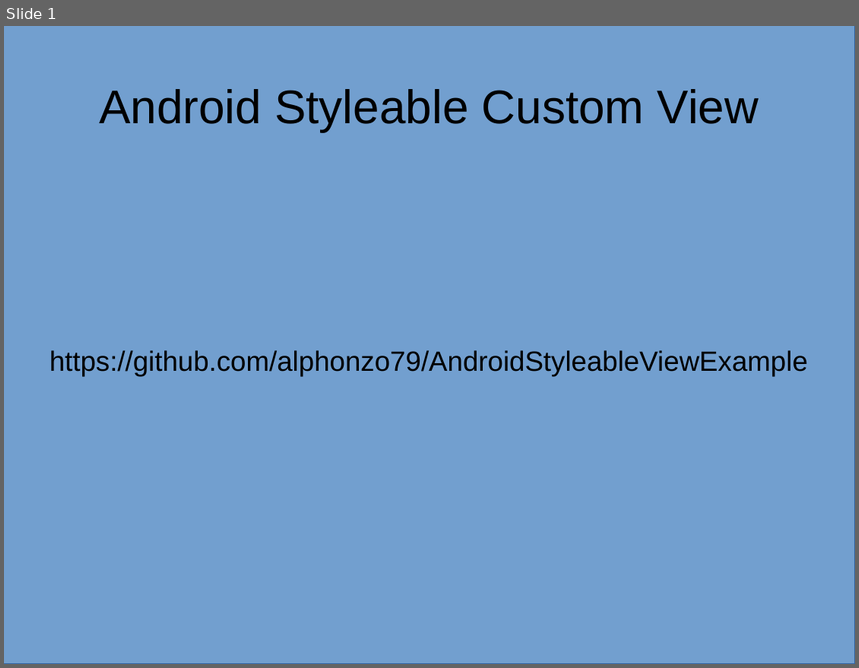
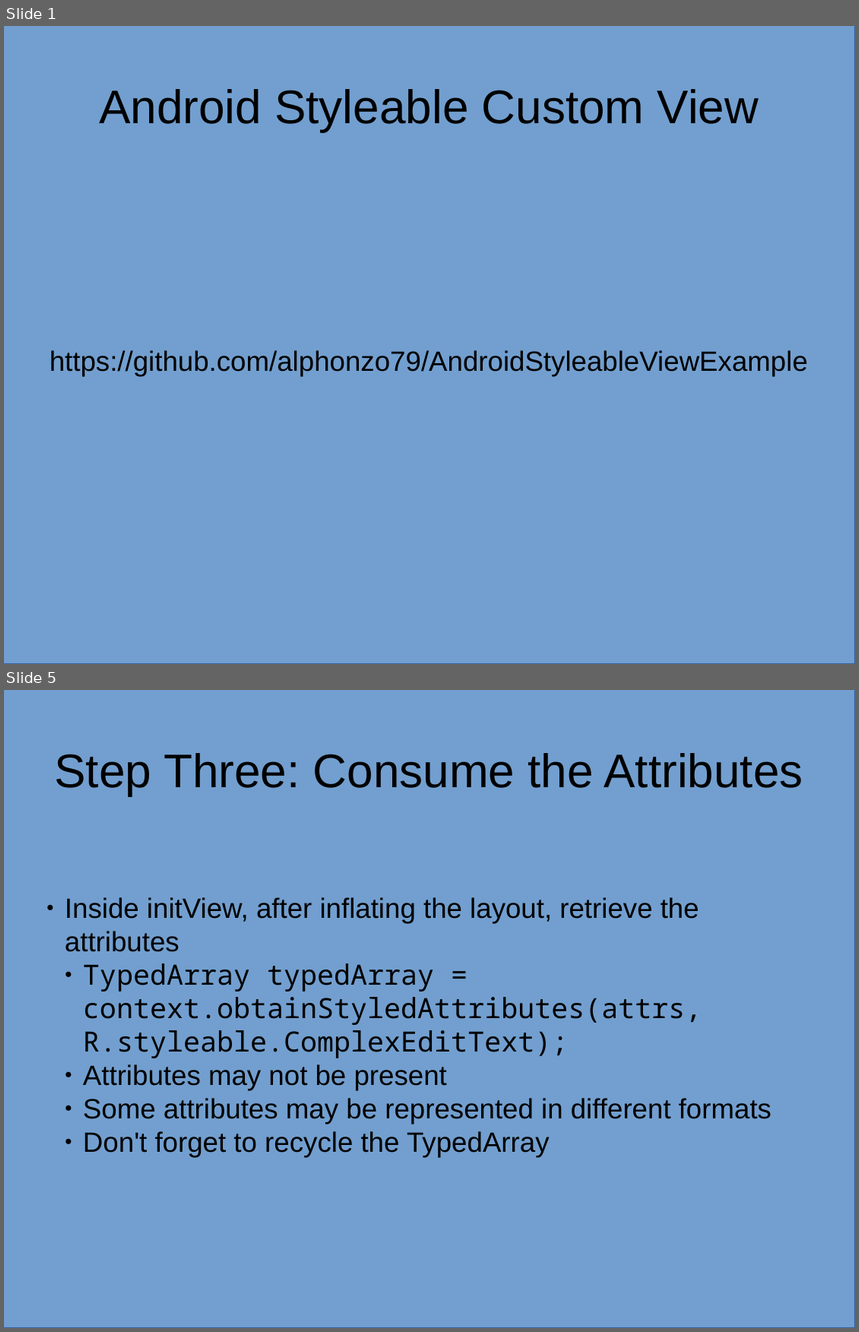
Before and after one commit to alphonzo79/AndroidStyleableViewExample, a slide deck: AndroidStyleableViewSlides.odp. Shown one above the other, each under a label of ours: slide 1 before the commit, slides 1 and 5 after it; the slides between them are not shown. The pictures are 859x668 and 859x1332 pixels, drawn with LibreOffice and Linux fonts; fonts in the diff are those of the drawing. Boxes give left, top, right and bottom in pixels: in the first picture for what was removed or moved away, otherwise in the second. Text is boxed around its words. In the diff, an @@ line names an element or a change of style, - is before the commit and + after.

```diff
--- a/AndroidStyleableViewSlides.odp
+++ b/AndroidStyleableViewSlides.odp
@@ slide 5 added at [4, 690, 855, 1328], background #FFFFFF @@
@@ rectangle added at [4, 690, 855, 1328], fill #729FCF, outline #3465A4 0 pt @@
@@ title added at [55, 753, 804, 796], 44 pt, text #000000 @@
+Step Three: Consume the Attributes
@@ subtitle added at [65, 897, 772, 1158], 26 pt, text #000000 @@
+● Inside initView, after inflating the layout, retrieve the attributes
+  ● TypedArray typedArray = context.obtainStyledAttributes(attrs, R.styleable.ComplexEditText);
+  ● Attributes may not be present
+  ● Some attributes may be represented in different formats
+  ● Don't forget to recycle the TypedArray
```
Also in this commit, not shown: 1 slide changed, 4 other slides added.
